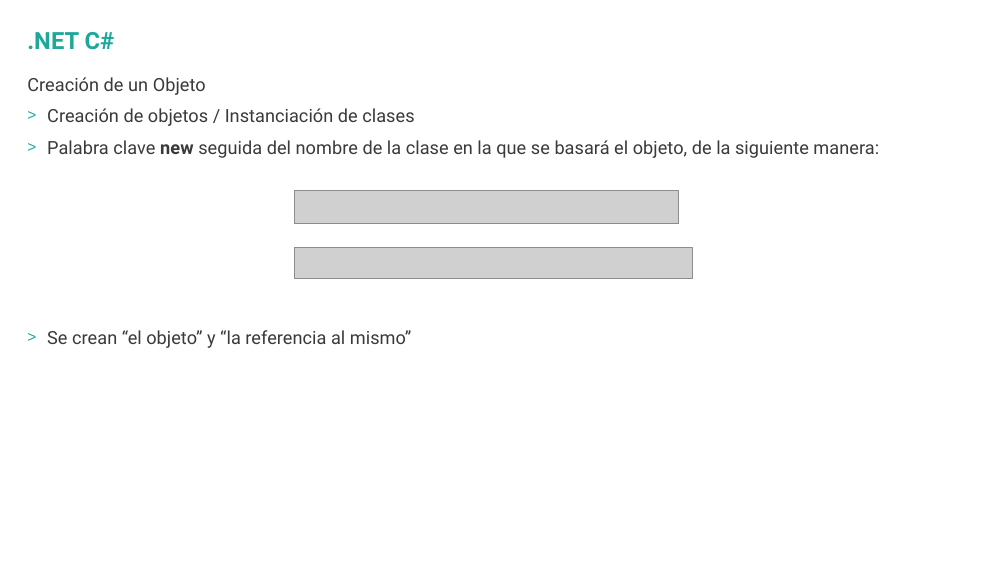
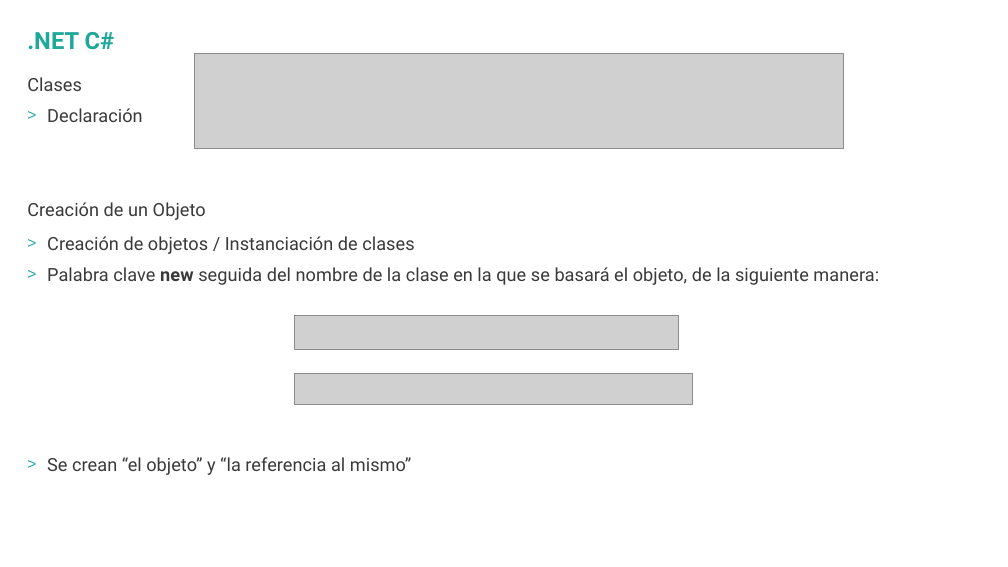
Before and after one commit to hexacta/HexactaLabs-NET, a slide deck: slide 10 of Presentaciones/Introduccion .NET.pptx (slide 11 before the commit). Drawn at 1008x567 pixels with LibreOffice and Linux fonts; fonts in the diff are those of the drawing; grey boxes stand for pictures; background and template pictures are left out. Boxes give left, top, right and bottom in pixels: in the first picture for what was removed or moved away, otherwise in the second. Text is boxed around its words. In the diff, an @@ line names an element or a change of style, - is before the commit and + after.

Commit message:
Edicion de presentaciones de clean code, POO e introduccion para juntarlas en una clase el dia 1

```diff
--- a/Presentaciones/Introduccion .NET.pptx
+++ b/Presentaciones/Introduccion .NET.pptx
@@ picture added at (194,53,843,148) @@
@@ text at (27,77,82,91): text changed @@
-Creación de un Objeto
+Clases
@@ text at (47,108,143,122): text changed @@
-  > Creación de objetos / Instanciación de clases
-  > Palabra clave new seguida del nombre de la clase en la que se basará el objeto, de la siguiente manera:
-> Se crean “el objeto” y “la referencia al mismo”
+> Declaración
@@ text added at (27,202,206,220), 17.3 pt, text #3A3A3A @@
+Creación de un Objeto
@@ text added at (47,236,879,475), 17.3 pt, text #3A3A3A @@
+  > Creación de objetos / Instanciación de clases
+  > Palabra clave new seguida del nombre de la clase en la que se basará el objeto, de la siguiente manera:
+> Se crean “el objeto” y “la referencia al mismo”
@@ picture: place and size @@
-picture at (295,191,678,224)
+picture at (295,316,678,349)
@@ picture: place and size @@
-picture at (295,247,693,278)
+picture at (295,374,693,405)
```
Also in this commit, not shown: 3 other slides changed, 17 slides removed, 2 other files.
